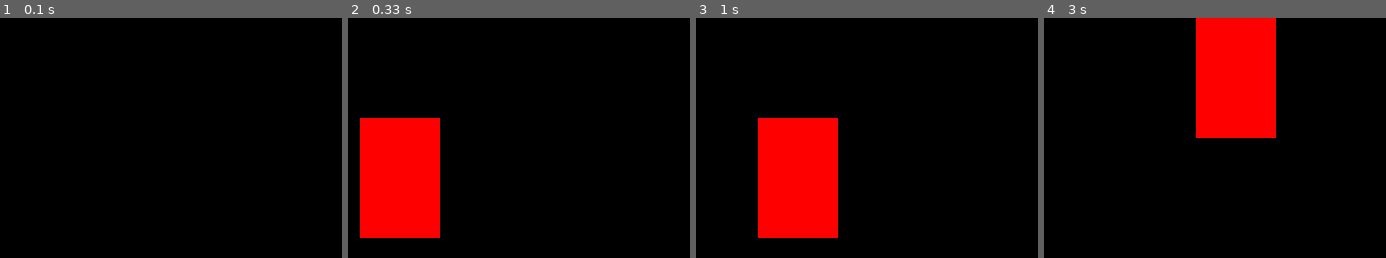
Above: before the commit, frames 1-4 (left to right).
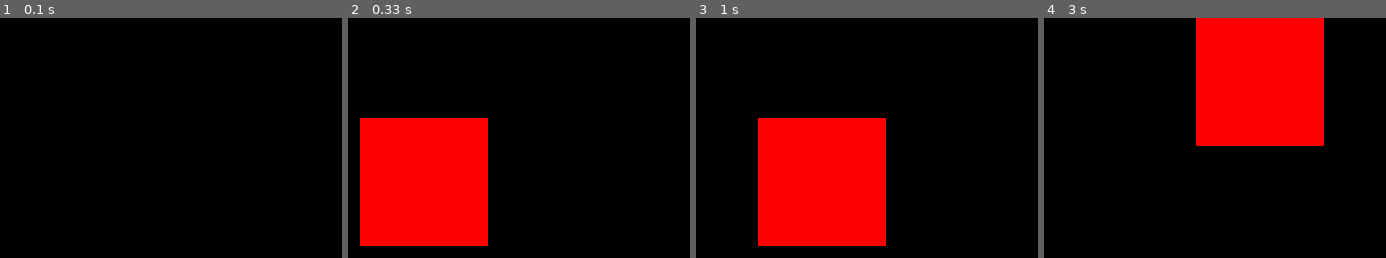
Above: after the commit, the same moments.

Repository: iferca/python_training
Game: pygame game, started from 5.Pygame/gamespy/Game/platform_game.py
Same seed, same stepped clock (60 frames per second), same inputs: the game is played once before the commit and once after it.
Inputs:
- Up to frame 1 (0.1 s): no input
- Up to frame 2 (0.33 s): no input
- Up to frame 3 (1 s): hold Right 0.33-0.8 s; hold Right from 0.83 s (still down); tap Space at 0.9 s
- Up to frame 4 (3 s): release Right at 1.3 s; hold Right 2.33-2.97 s; tap Space at 2.4, 2.7 s

Frame 1 is identical in both runs. In frame 2, 8.3% of the frame differs, in the area x 3-41%, y 41-95%; in frame 3, 8.3%; in frame 4, 8.3%.

Commit message:
Game and tutorial updated

Diff:
--- a/5.Pygame/gamespy/Game/platform_game.py
+++ b/5.Pygame/gamespy/Game/platform_game.py
@@ -1,4 +1,5 @@
 import pygame as pg
+from os import path
 
 pg.init()
 pg.display.set_caption("First Game")
@@ -7,8 +8,8 @@
 class Config:
     screen_height = 500
     screen_width = 500
-    width_of_rec = 40
-    height_of_rec = 60
+    width_of_rec = 64
+    height_of_rec = 64
     position_on_x = 50
     position_on_y = 50
     speed = 5
@@ -16,6 +17,13 @@
     red = (255, 0, 0)
     jump_count = 10
     is_jump = True
+    walkRight = [pg.image.load(path.join("Right", f'R{n}.png')) for n in range(1, 10)]
+    walkLeft = [pg.image.load(path.join("Left", f'L{n}.png')) for n in range(1, 10)]
+    char = pg.image.load('standing.png')
+    bg = pg.image.load('bg.jpg')
+    right = False
+    left = False
+    walk_count = 0
 
 
 def draw_rectangle(screen):
@@ -63,7 +71,6 @@
         check_lateral_move(keys)
         draw_rectangle(screen)
         screen.fill(Config.black)
-
     pg.quit()
 
 
Not shown, changed: 5.Pygame/Titulo.ipynb
